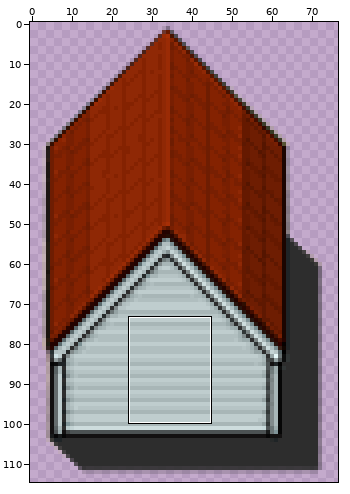
Sprite sheet -- images/house.png. The first picture is a wide view before the edit; the outline marks the close-up.
Close-up. Earlier state:
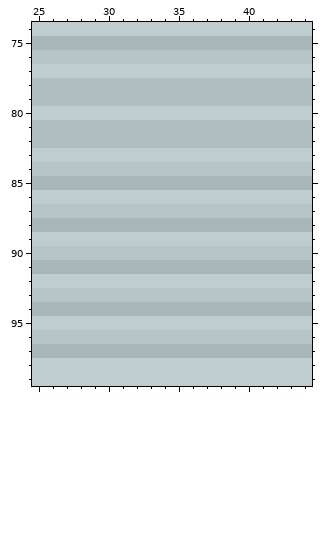
The file is 77x115 pixels. Pixels under 10% opacity are left out. Colours within 5 levels of each other are drawn and written as one. Shown: x 25..44, y 74..99. The commit also changed other parts of the picture, which this record leaves out.
The same view after the edit:
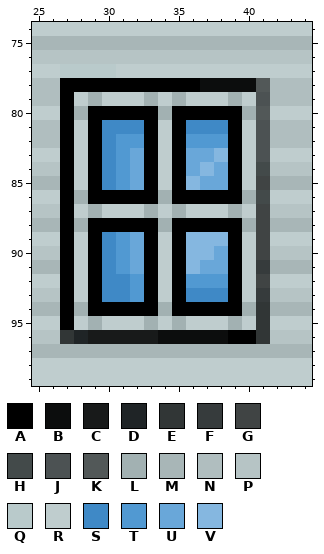
Palette (. is transparent): A #000000  B #0c0d0d  C #181a1a  D #1f2426  E #313636  F #363b3c  G #404444  H #434a4a  J #4c5253  K #525858  L #a2b1b2  M #a8b6b7  N #b0bebf  P #b6c4c5  Q #b9cacb  R #bfcdce  S #3f89c6  T #5199d2  U #69a7d9  V #85b7e0
The edit:
y 77: x 27..30 RRRR -> QQQQ
y 78: x 27..41 NNNNNNNNNNNNNNN -> AAAAAAAAAABBBBK
y 79: x 27..41 NNNNNNNNNNNNNNN -> ARLRRRLRLRRRLRJ
y 80: x 27..41 RRRRRRRRRRRRRRR -> ALAAAAALAAAAALK
y 81: x 27..41 NNNNNNNNNNNNNNN -> ARASSSARASSSARJ
y 82: x 27..41 NNNNNNNNNNNNNNN -> ARASTTARATTTARJ
y 83: x 27 R -> A; x 29..33 RRRRR -> ASTUA; x 35..39 RRRRR -> AUUVA; x 41 R -> J
y 84: x 27..41 PPPPPPPPPPPPPPP -> ARASTUARAUVUARH
y 85: x 27..41 MMMMMMMMMMMMMMM -> ARASTUARAVUUARG
y 86: x 27..41 RRRRRRRRRRRRRRR -> ALAAAAALAAAAALH
y 87: x 27..41 PPPPPPPPPPPPPPP -> ARLRRRLRLRRRLRG
y 88: x 27..41 MMMMMMMMMMMMMMM -> ALAAAAALAAAAALG
y 89: x 27 R -> A; x 29..33 RRRRR -> ASTUA; x 35..39 RRRRR -> AVVVA; x 41 R -> G
y 90: x 27..41 PPPPPPPPPPPPPPP -> ARASTUARAVVUARG
y 91: x 27..41 MMMMMMMMMMMMMMM -> ARASTUARAVUUARF
y 92: x 27 R -> A; x 29..33 RRRRR -> ASSTA; x 35..39 RRRRR -> ATTTA; x 41 R -> G
y 93: x 27..41 PPPPPPPPPPPPPPP -> ARASSTARASSSARF
y 94: x 27..41 MMMMMMMMMMMMMMM -> ALAAAAALAAAAALE
y 95: x 27 R -> A; x 29 R -> L; x 33 R -> L; x 35 R -> L; x 39 R -> L; x 41 R -> E
y 96: x 27..41 PPPPPPPPPPPPPPP -> EDCCCCCBBBBBAAE
Boxes around the changes in both close-ups, in picture pixels (x1, y1, x2, y2):
changed: (60, 64, 270, 344)
